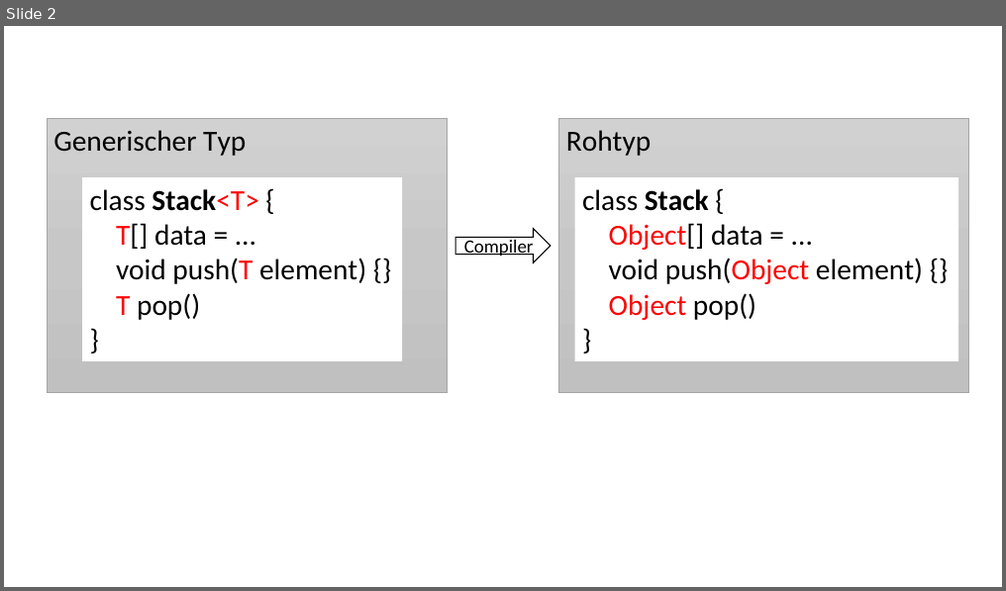
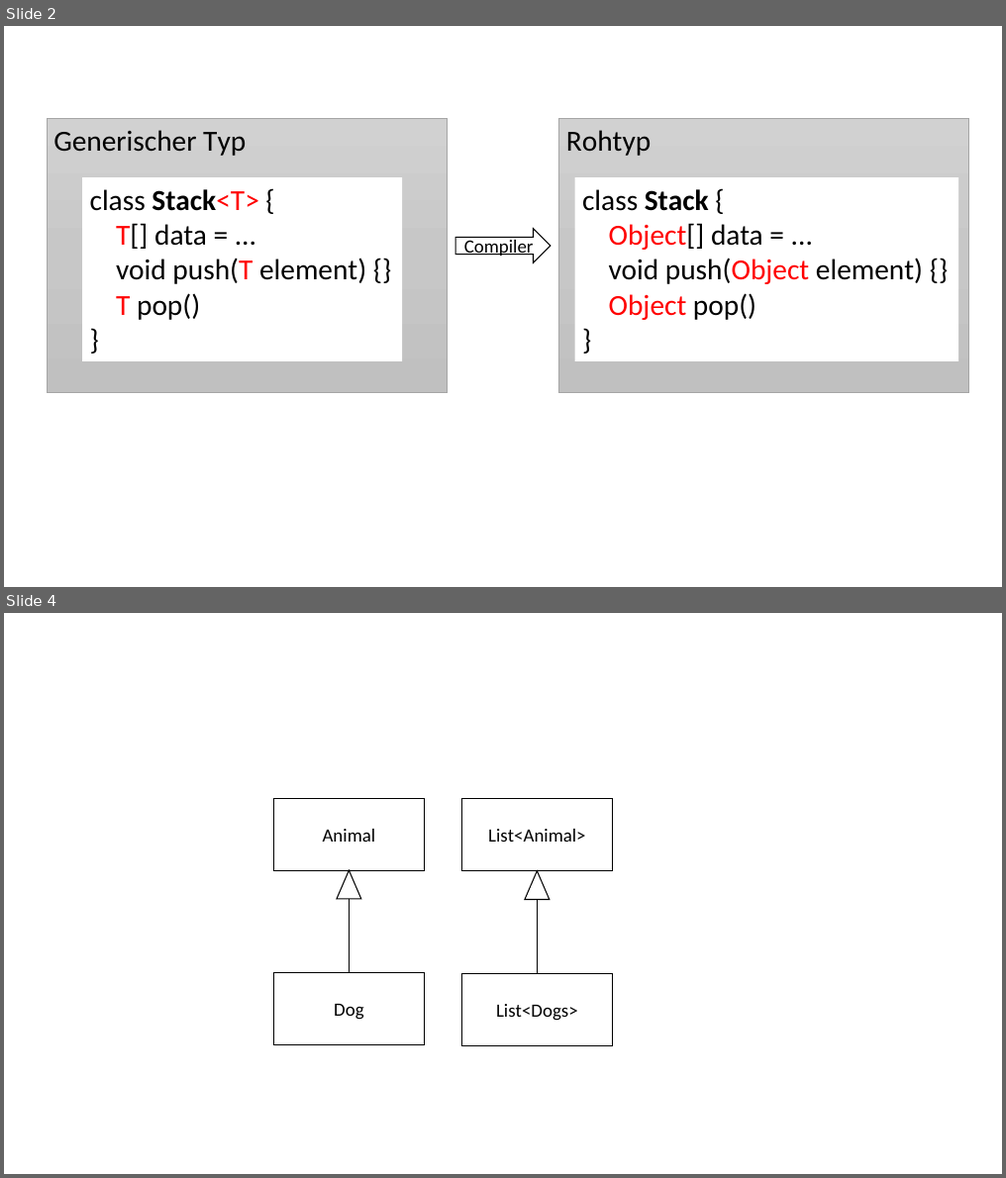
Before and after one commit to unibas-marcelluethi/gdp, a slide deck: slides/images/graphics.pptx. Shown one above the other, each under a label of ours: slide 2 before the commit, slides 2 and 4 after it; the slides between them are not shown. The pictures are 1006x591 and 1006x1178 pixels, drawn with LibreOffice and Linux fonts; fonts in the diff are those of the drawing. Boxes give left, top, right and bottom in pixels: in the first picture for what was removed or moved away, otherwise in the second. Text is boxed around its words. In the diff, an @@ line names an element or a change of style, - is before the commit and + after.

```diff
--- a/slides/images/graphics.pptx
+++ b/slides/images/graphics.pptx
@@ slide 4 added at bbox=[4, 613, 1002, 1174], background #FFFFFF @@
@@ rectangle added at bbox=[273, 799, 424, 871], fill #FFFFFF, outline #000000 1 pt, 18 pt, text #000000 @@
+Animal
@@ rectangle added at bbox=[462, 799, 613, 871], fill #FFFFFF, outline #000000 1 pt, 18 pt, text #000000 @@
+List<Animal>
@@ triangle added at bbox=[337, 870, 361, 899], fill #FFFFFF, outline #000000 1 pt @@
@@ triangle added at bbox=[525, 871, 549, 900], fill #FFFFFF, outline #000000 1 pt @@
@@ line added from (350, 899) to (350, 973), #000000 0.5 pt @@
@@ line added from (537, 900) to (537, 973), #000000 0.5 pt @@
@@ rectangle added at bbox=[273, 973, 424, 1046], fill #FFFFFF, outline #000000 1 pt, 18 pt, text #000000 @@
+Dog
@@ rectangle added at bbox=[462, 973, 613, 1047], fill #FFFFFF, outline #000000 1 pt, 18 pt, text #000000 @@
+List<Dogs>
```
Also in this commit, not shown: 1 other slide added, 5 other files.
